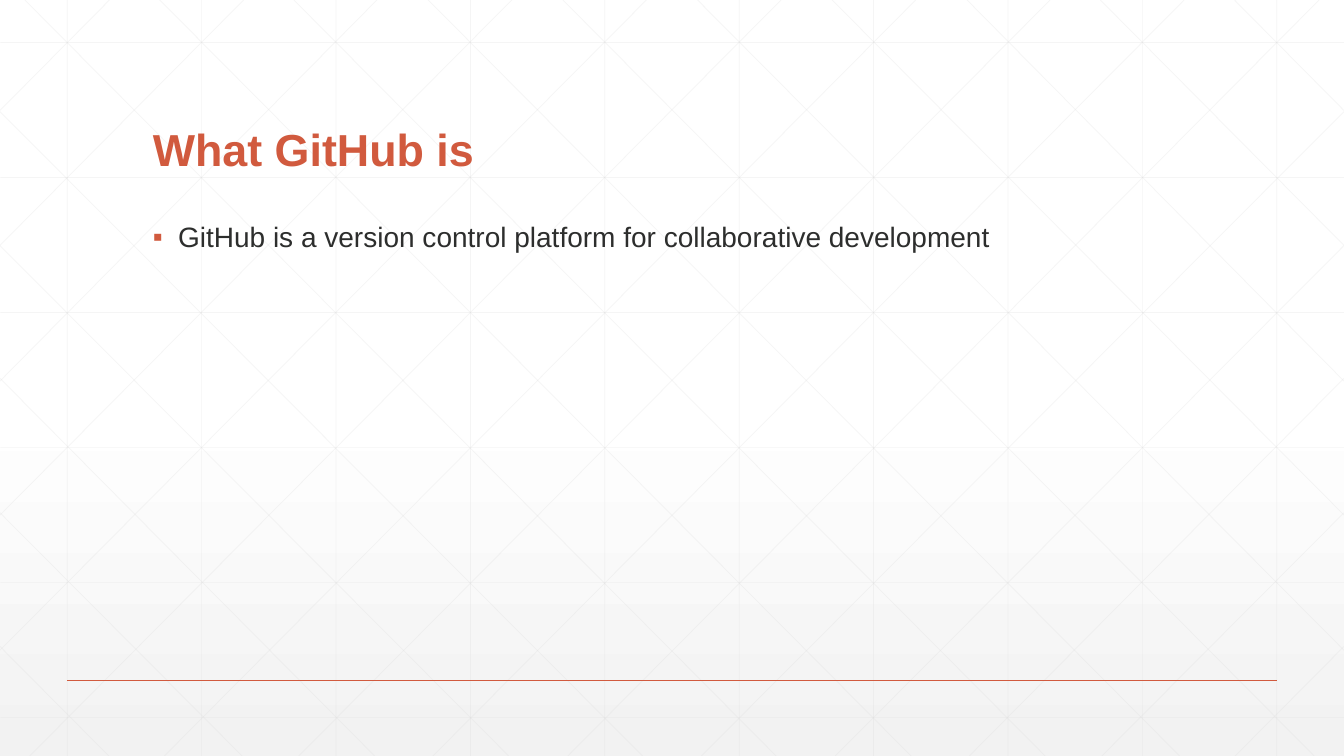
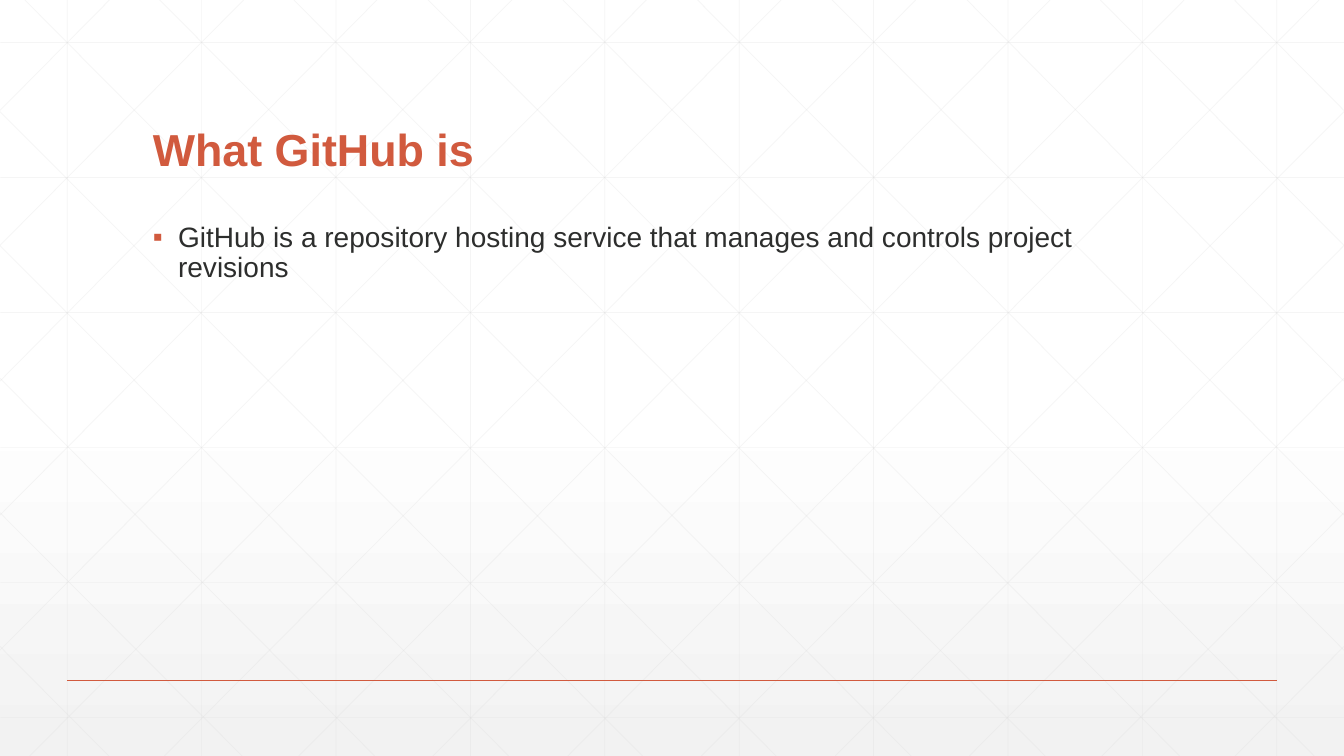
Before and after one commit to StevenRunck/GitHub-Pres, a slide deck: slide 3 of Github.pptx. Drawn at 1344x756 pixels with LibreOffice and Linux fonts; fonts in the diff are those of the drawing. Boxes give left, top, right and bottom in pixels: in the first picture for what was removed or moved away, otherwise in the second. Text is boxed around its words. In the diff, an @@ line names an element or a change of style, - is before the commit and + after.

```diff
--- a/Github.pptx
+++ b/Github.pptx
@@ text at (x1=178, y1=226, x2=1072, y2=278): text changed @@
-▪ GitHub is a version control platform for collaborative development
+▪ GitHub is a repository hosting service that manages and controls project revisions
```
Also in this commit, not shown: 3 other slides changed, 5 slides added, 4 slides removed, 3 other files.
